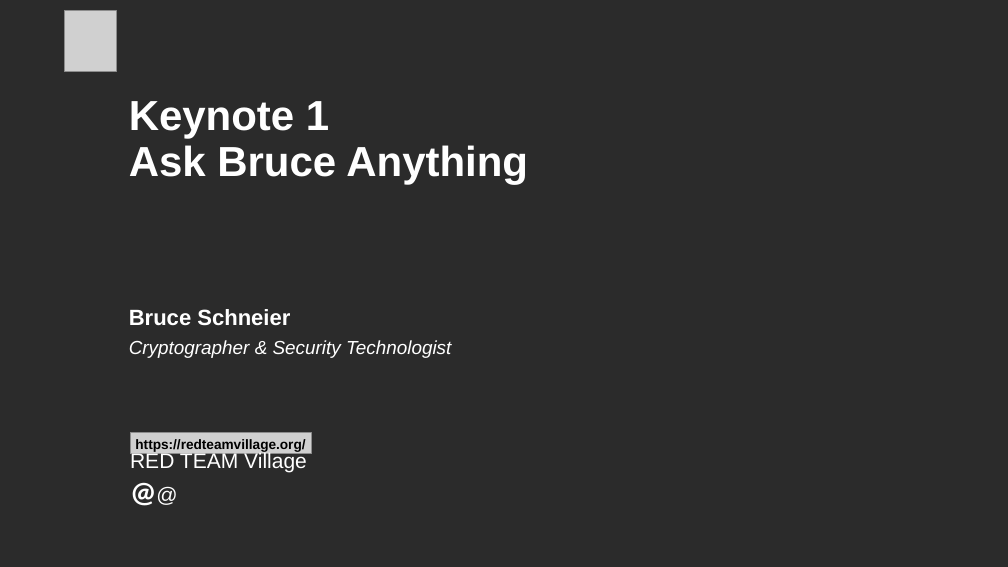
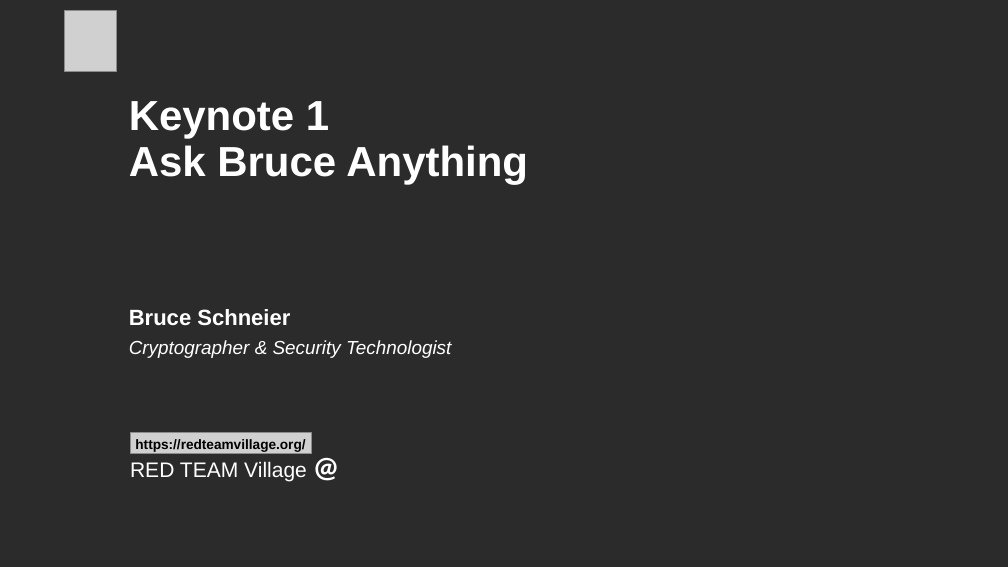
Before and after one commit to RedTeamVillage/redteamvillage, a slide deck: slide 1 of slides/Presentation-template-CyberWeek.pptx. Drawn at 1008x567 pixels with LibreOffice and Linux fonts; fonts in the diff are those of the drawing; grey boxes stand for pictures; background and template pictures are left out; a plain dark background stands for a picture behind light text. Boxes give left, top, right and bottom in pixels: in the first picture for what was removed or moved away, otherwise in the second. Text is boxed around its words. In the diff, an @@ line names an element or a change of style, - is before the commit and + after.

```diff
--- a/slides/Presentation-template-CyberWeek.pptx
+++ b/slides/Presentation-template-CyberWeek.pptx
@@ text at box(130, 461, 307, 481): text changed @@
-RED TEAM Village @@
+RED TEAM Village @
```
Also in this commit, not shown: 1 other slide changed.
